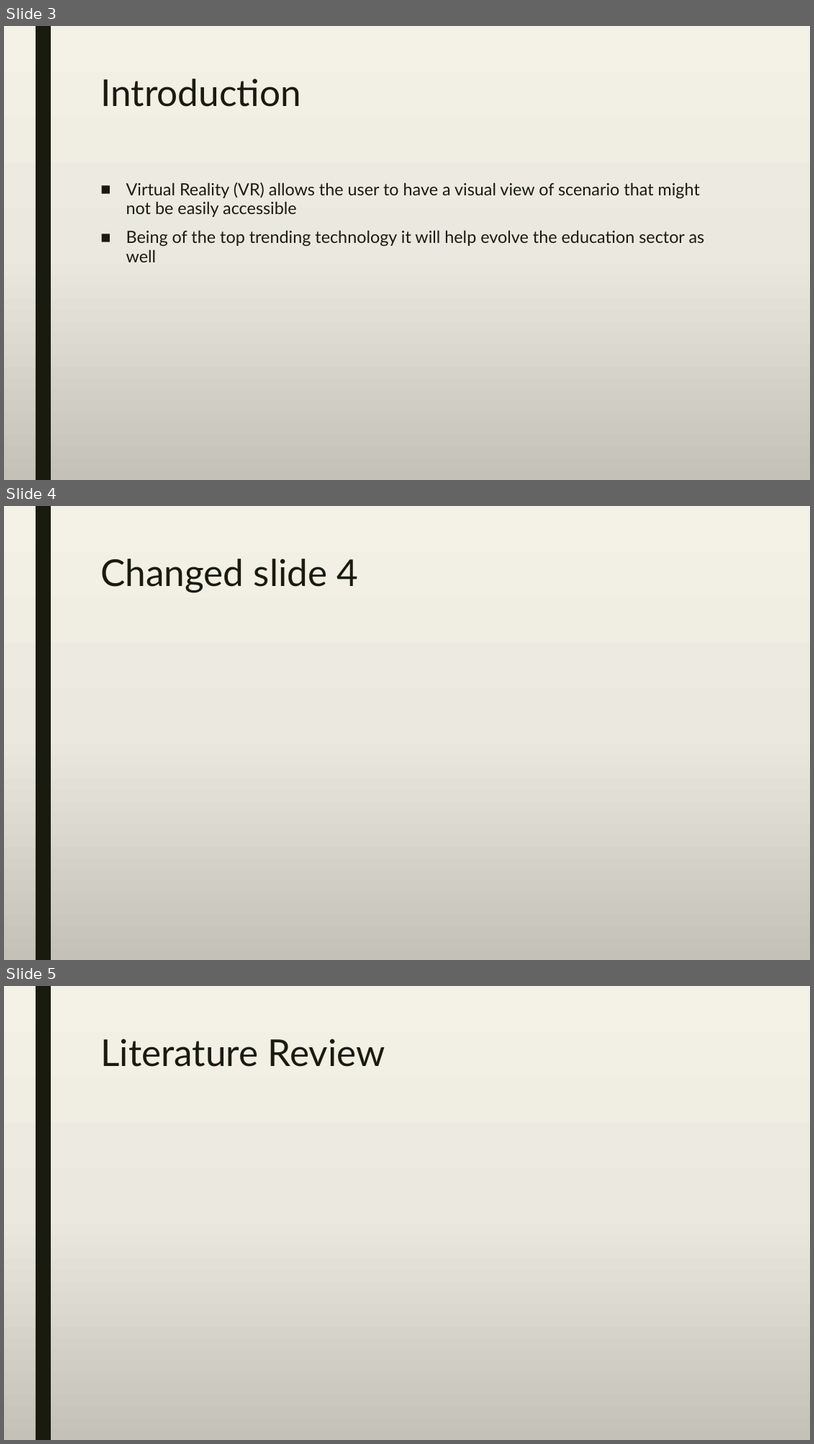
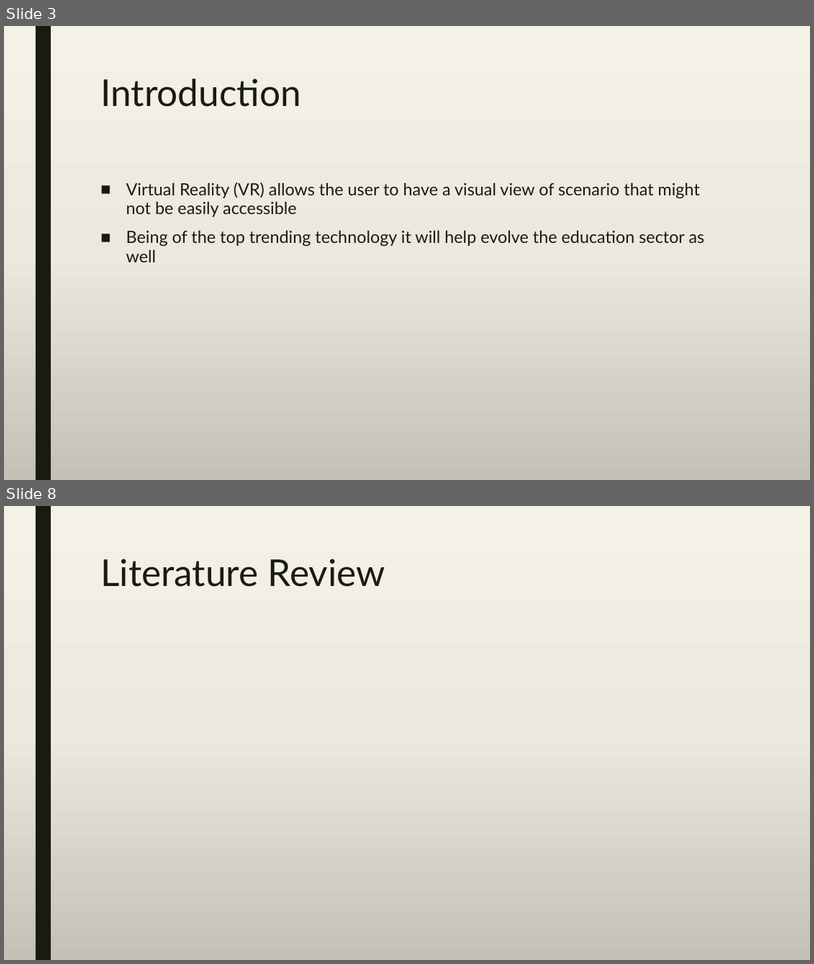
Before and after one commit to A-3li/Capstone, a slide deck: Capstone.pptx. Shown one above the other, each under a label of ours: slides 3, 4 and 5 before the commit, slides 3 and 8 after it; the slides between them are not shown. The pictures are 814x1444 and 814x964 pixels, drawn with LibreOffice and Linux fonts; fonts in the diff are those of the drawing. Boxes give left, top, right and bottom in pixels: in the first picture for what was removed or moved away, otherwise in the second. Text is boxed around its words. In the diff, an @@ line names an element or a change of style, - is before the commit and + after.

Commit message:
Title
Added all the correspoding titles needed

```diff
--- a/Capstone.pptx
+++ b/Capstone.pptx
@@ slide 4 removed at [4, 506, 810, 960], background gradient #F4F2E7 to #EBEAE0 to #C4C3B9; not listed: 1 template element that a slide beside it also shows @@
@@ title removed at [100, 559, 358, 592] @@
-Changed slide 4
@@ what was slide 5 is now slide 8 @@
```
Also in this commit, not shown: 1 slide changed, 10 slides added, 1 other slide removed.
